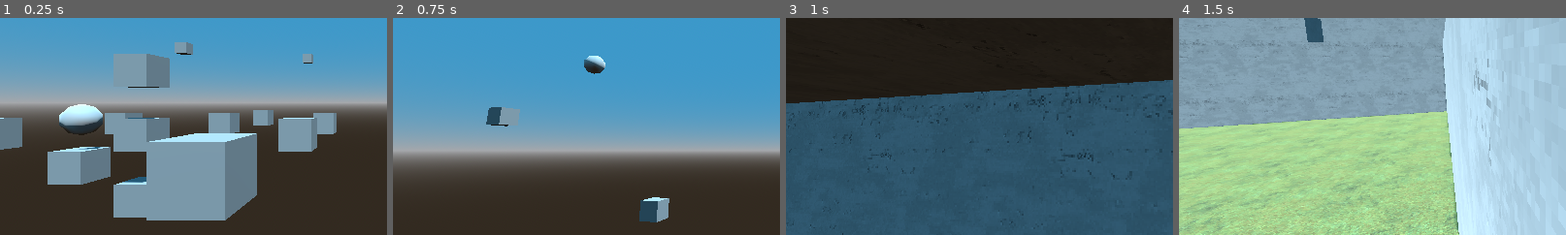
Above: before the commit, frames 1-4 (left to right).
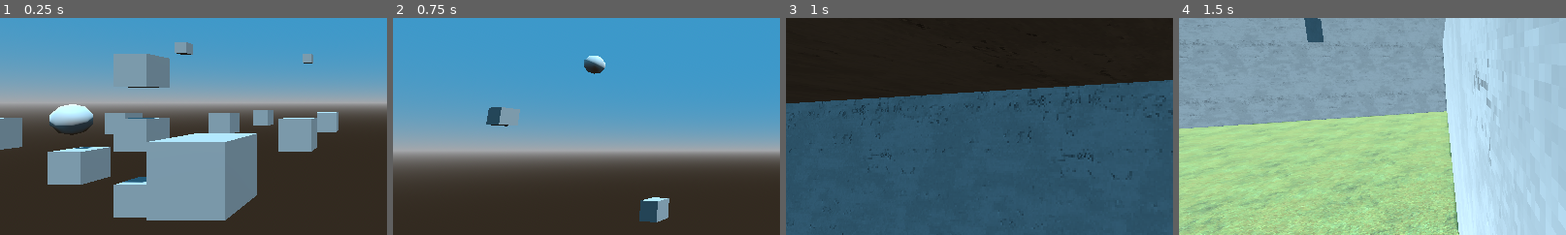
Above: after the commit, the same moments.

Repository: Straven35/godot-spatial-audio
Game: Godot game, scene res://Scenes/Main/Main.tscn
The game is run twice, just before and just after one commit, with the same random seed, the same clock (stepped at 60 frames per second) and the same inputs.
Inputs (mouse positions are % of the whole screen's width and height, from its top left):
- Up to frame 1 (0.25 s): no input
- Up to frame 2 (0.75 s): tap Enter at 0.5 s; move the mouse to (72, 45) at 0.52 s; hold D (right) from 0.53 s (still down); tap Space (lock) at 0.6 s; click (72, 45) at 0.67 s
- Up to frame 3 (1 s): keep holding D (right)
- Up to frame 4 (1.5 s): move the mouse to (30, 55) at 1.27 s; release D (right) at 1.28 s; hold S (back) from 1.28 s (still down); tap Space (lock) at 1.35 s
The pictures show only the part of the screen within x 2-52%, y 31-80%; the shares and areas given below are measured in that part.

The runs differ from the first frame. In frame 1, 1.1% of the frame differs, in the area x 12-88%, y 39-61%; in frame 2, nothing differs; in frame 3, nothing differs; in frame 4, nothing differs.

Commit message:
panning effect discovery

Diff:
--- a/Scenes/Main/Main.tscn
+++ b/Scenes/Main/Main.tscn
@@ -38,12 +38,10 @@
 
 [node name="crook" parent="." instance=ExtResource("2_2ux6k")]
 transform = Transform3D(1, 0, 0, 0, 1, 0, 0, 0, 1, -2.18931, 2.46688, 0.0741999)
-visible = false
-stream = ExtResource("3_qckxd")
+stream = ExtResource("3_qckxd")
+autoplay = true
 max_distance = 50.0
-emission_angle_degrees = 44.0
 sweep_max = 2
-is_active = false
 update_frequency_seconds = 0.25
 max_reverb_wetness = 1.0
 max_stereo_distance = 8.0
@@ -940,8 +938,11 @@
 
 [node name="blop3" parent="BellPlayer" instance=ExtResource("2_2ux6k")]
 transform = Transform3D(1, 0, 0, 0, 1, 0, 0, 0, 1, -1.8229, 2.46688, 0.13649)
+visible = false
 stream = ExtResource("13_p7dor")
+volume_db = -60.0
 max_distance = 80.0
+is_active = false
 update_frequency_seconds = 0.25
 max_stereo_distance = 50.0
 
@@ -963,9 +964,9 @@
 physics_material = ExtResource("1_m0wam")
 
 [node name="CsgBasicBlock77" parent="pillars" instance=ExtResource("1_1b2o2")]
-transform = Transform3D(1, 0, 0, 0, 1, 0, 0, 0, 1, 5, 2, -5)
-physics_material_override = ExtResource("1_m0wam")
-size = Vector3(1, 3, 1)
+transform = Transform3D(1, 0, 0, 0, 1, 0, 0, 0, 1, 5, 2, -6)
+physics_material_override = ExtResource("1_m0wam")
+size = Vector3(1, 3, 7)
 material = ExtResource("6_xbdyh")
 physics_material = ExtResource("1_m0wam")
 
--- a/default_bus_layout.tres
+++ b/default_bus_layout.tres
@@ -8,13 +8,21 @@
 resource_name = "Reverb"
 predelay_msec = 60.0
 predelay_feedback = 0.3
-wet = 1.0
+room_size = 0.3
+damping = 0.59
+spread = 0.25
+wet = 0.78
 
 [sub_resource type="AudioEffectLowPassFilter" id="AudioEffectLowPassFilter_sm4i5"]
 resource_name = "LowPassFilter"
+resonance = 0.91
 
 [sub_resource type="AudioEffectEQ" id="AudioEffectEQ_paarf"]
 resource_name = "EQ"
+
+[sub_resource type="AudioEffectPanner" id="AudioEffectPanner_ec0kk"]
+resource_name = "Panner"
+pan = -0.3
 
 [resource]
 bus/0/effect/0/effect = SubResource("AudioEffectStereoEnhance_ucnce")
@@ -25,3 +33,5 @@
 bus/0/effect/2/enabled = false
 bus/0/effect/3/effect = SubResource("AudioEffectEQ_paarf")
 bus/0/effect/3/enabled = false
+bus/0/effect/4/effect = SubResource("AudioEffectPanner_ec0kk")
+bus/0/effect/4/enabled = false
Not shown: 1 places in default_bus_layout.tres that only renumber resources
